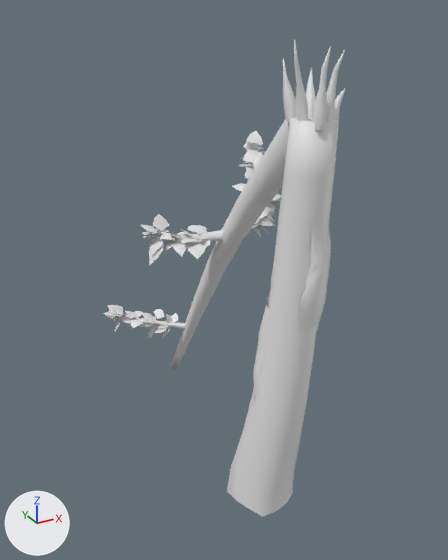
The FBX model Assets/models/jungle/broken_b.fbx: old version first, new version second.
Before and after are seen from a 50 mm lens placed at (-4.39, -6.71, 7.32), pointed at (0.19, 1.63, 3.15). Every picture has the same lights, and +X, +Y and +Z are marked at lower left. The picture after the commit comes second.

Objects in the first picture: 'broken_b'.
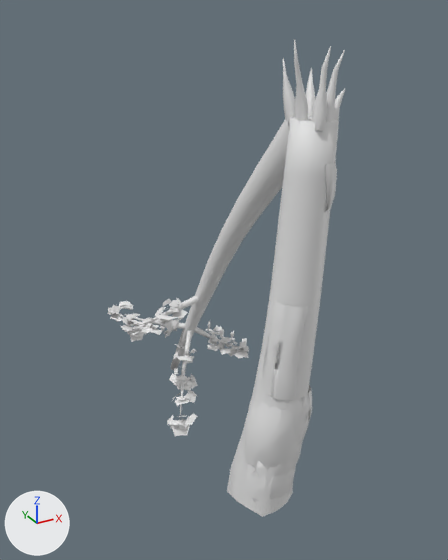
Pixel boxes [x1, y1, x2, y2] of what changed, in the pictures (448 x 560 px):
'broken_b', reshaped: before [104, 39, 345, 517]; after [108, 39, 345, 517]
part 1 of me_broken_b, rebuilt (not visible afterwards): before [155, 326, 168, 333]
part 2 of me_broken_b, deleted: before [104, 130, 331, 402]
part 3 of me_broken_b, built on: before [119, 314, 172, 339]; after [108, 295, 249, 436]
part 4 of me_broken_b, built on: after [242, 161, 337, 500]

Edits to the bpy script that builds the scene:
```text
Change me_broken_b:
    used by ob_broken_b; location = (0.0, 0.0, 0.0)
    remove me_broken_b.from_pydata(...)  # 2453 vertices, 1940 faces; spans x -1.17..1.94, y -0.68..4.18, z 0.0..6.99
    add me_broken_b.from_pydata(...)  # 2266 vertices, 1098 faces; spans x -1.47..1.37, y -0.65..4.24, z 0.0..6.99
    me_broken_b part 1: the loose piece of 8 vertices spanning x -0.39..-0.11, y 3.23..3.48, z 1.46..1.6 is rebuilt with 6 vertices and now spans x -0.28..-0.1, y 3.28..3.5, z 1.46..1.55
    me_broken_b part 2: 164 loose pieces with 1840 vertices, spanning x -1.17..1.94, y -0.68..4.18, z 1.22..5.43, are deleted
    me_broken_b part 3: 54 vertices removed from x -1.05..0.02, y 3.22..3.99, z 1.2..1.81; 1381 vertices added at x -1.47..1.37, y 1.61..4.24, z 0.06..2.57
    me_broken_b part 4: 110 vertices removed from x 0.09..0.73, y -0.47..0.09, z 4.11..5.56; 440 vertices added at x -0.43..0.75, y -0.65..0.21, z 0.24..5.56
    other edits to the shape of me_broken_b do not show in these pictures
```
